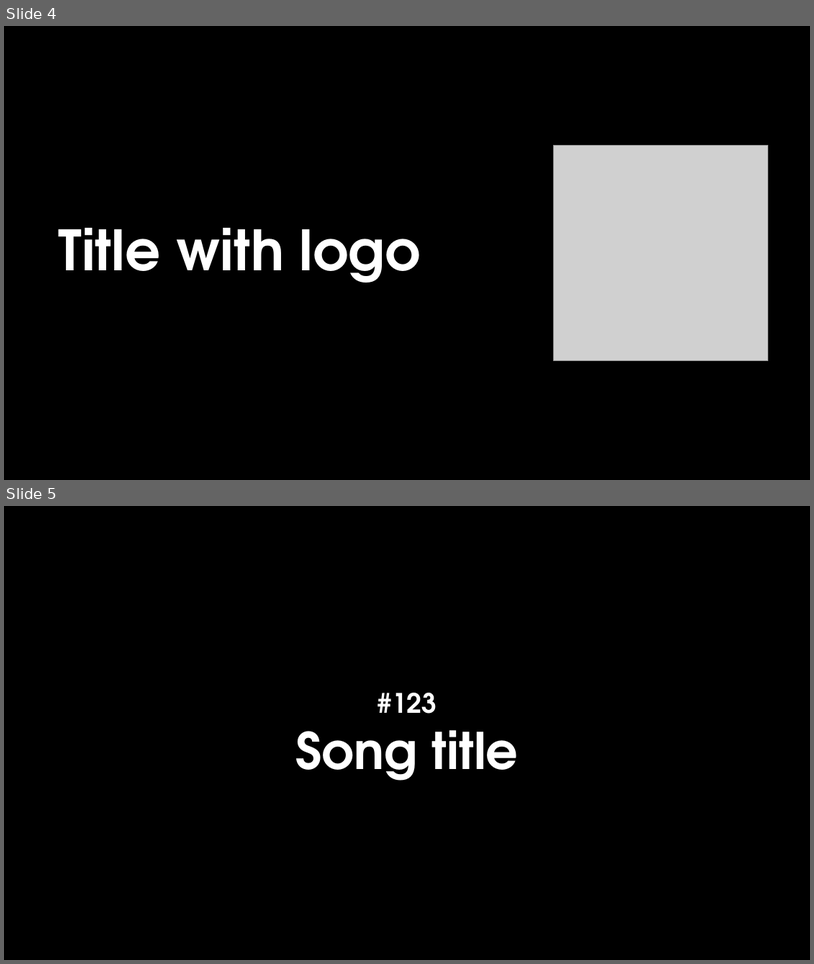
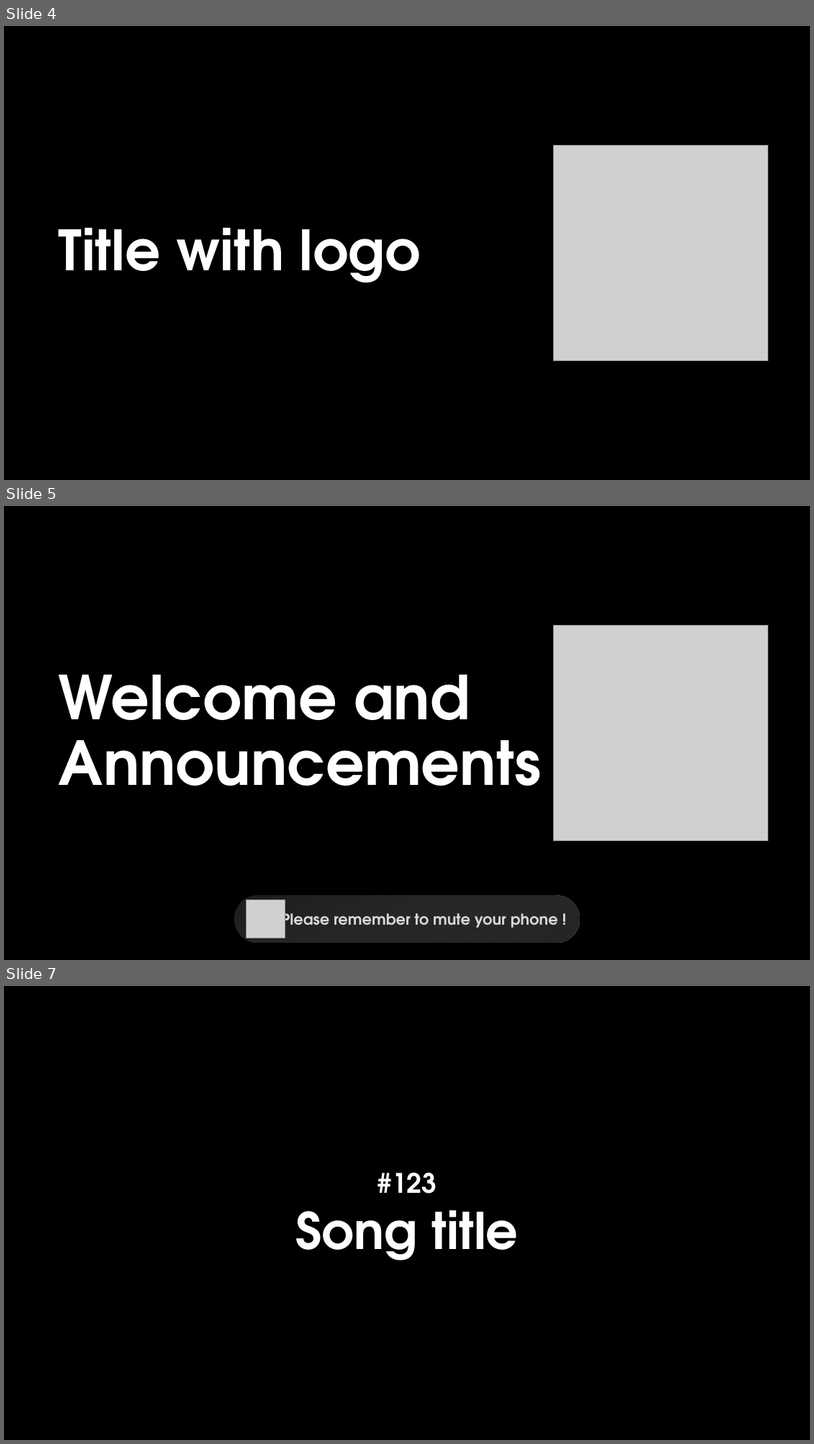
Before and after one commit to notnotedvard/isda-pptgen, a slide deck: assets/template.pptx. Shown one above the other, each under a label of ours: slides 4 and 5 before the commit, slides 4, 5 and 7 after it; the slides between them are not shown. The pictures are 814x964 and 814x1444 pixels, drawn with LibreOffice and Linux fonts; fonts in the diff are those of the drawing; grey boxes stand for pictures; background and template pictures are left out. Boxes give left, top, right and bottom in pixels: in the first picture for what was removed or moved away, otherwise in the second. Text is boxed around its words. In the diff, an @@ line names an element or a change of style, - is before the commit and + after.

```diff
--- a/assets/template.pptx
+++ b/assets/template.pptx
@@ slide 5 added at (x1=4, y1=506, x2=810, y2=960), background picture (left out) @@
@@ picture added at (x1=554, y1=626, x2=769, y2=841) @@
@@ text added at (x1=59, y1=674, x2=541, y2=785), 72 pt, text #FFFFFF, bold @@
+Welcome and Announcements
@@ rounded rectangle added at (x1=235, y1=896, x2=580, y2=942), fill gradient #4C4C4C to #262626, 18 pt, text #D9D9D9, bold @@
+Please remember to mute your phone !
@@ picture added at (x1=247, y1=899, x2=286, y2=938) @@
@@ what was slide 5 is now slide 7 @@
```
Also in this commit, not shown: 1 other slide added, 3 other files.
